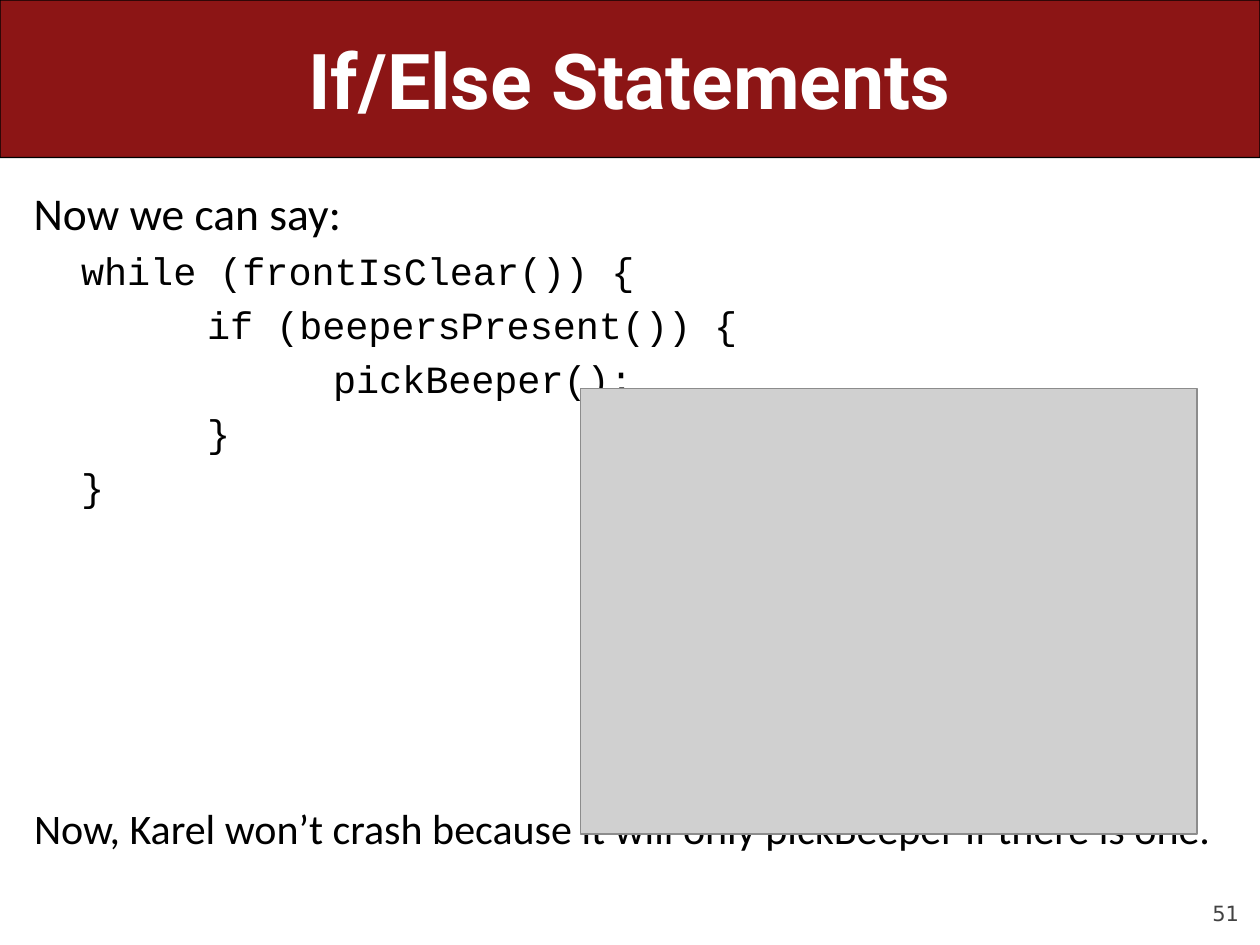
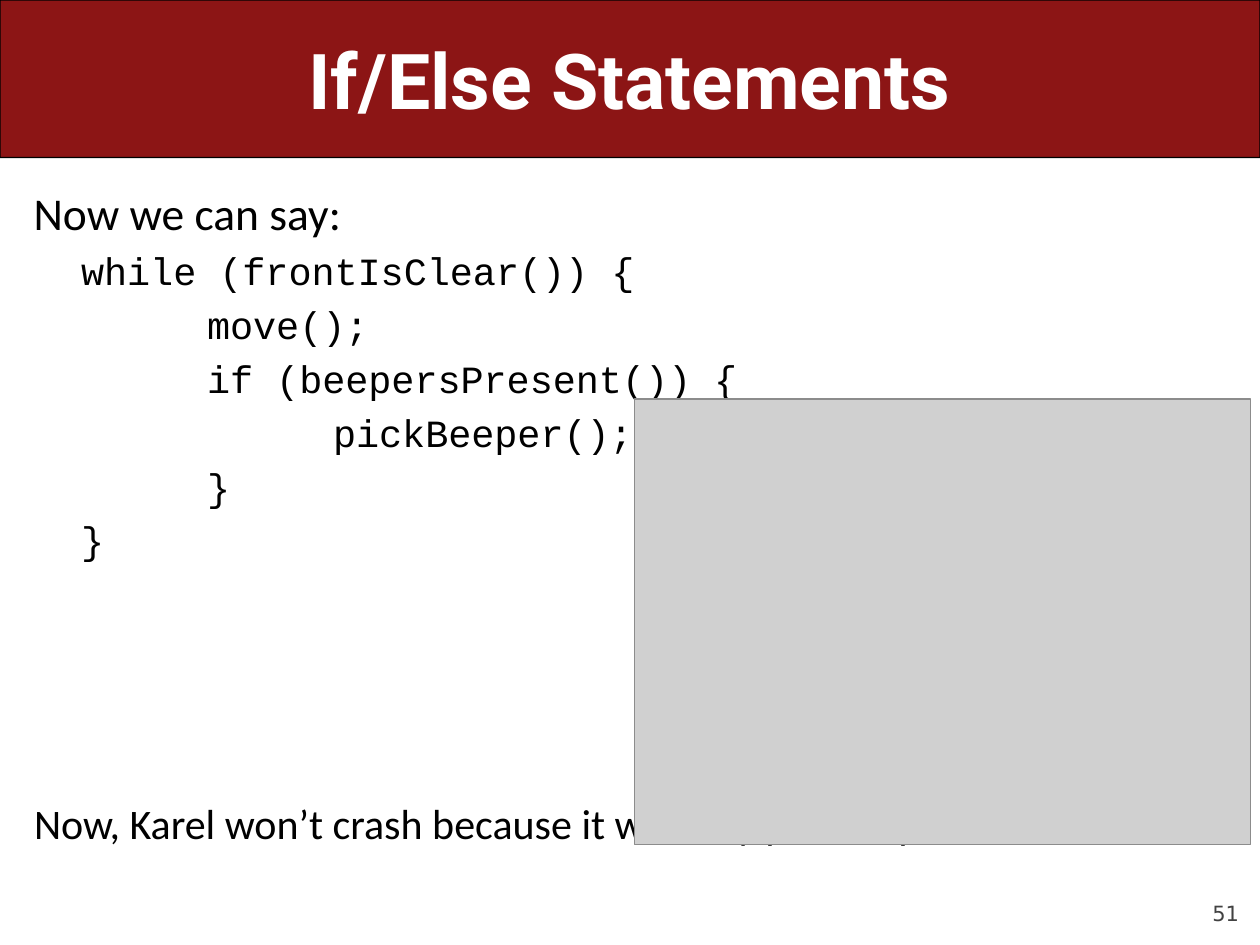
Before and after one commit to ckincaid17/cs106a-summer-2018, a slide deck: slide 51 of WWW/lectures/Lecture2/Lecture2.pptx. Drawn at 1260x945 pixels with LibreOffice and Linux fonts; fonts in the diff are those of the drawing; grey boxes stand for pictures. Boxes give left, top, right and bottom in pixels: in the first picture for what was removed or moved away, otherwise in the second. Text is boxed around its words. In the diff, an @@ line names an element or a change of style, - is before the commit and + after.

Commit message:
Updated lecture materials

```diff
--- a/WWW/lectures/Lecture2/Lecture2.pptx
+++ b/WWW/lectures/Lecture2/Lecture2.pptx
@@ text at (207, 311, 368, 347): paragraph added @@
+  move();
@@ picture: place and size @@
-picture at (581, 388, 1197, 833)
+picture at (634, 399, 1250, 844)
```
Also in this commit, not shown: 1 other file.
